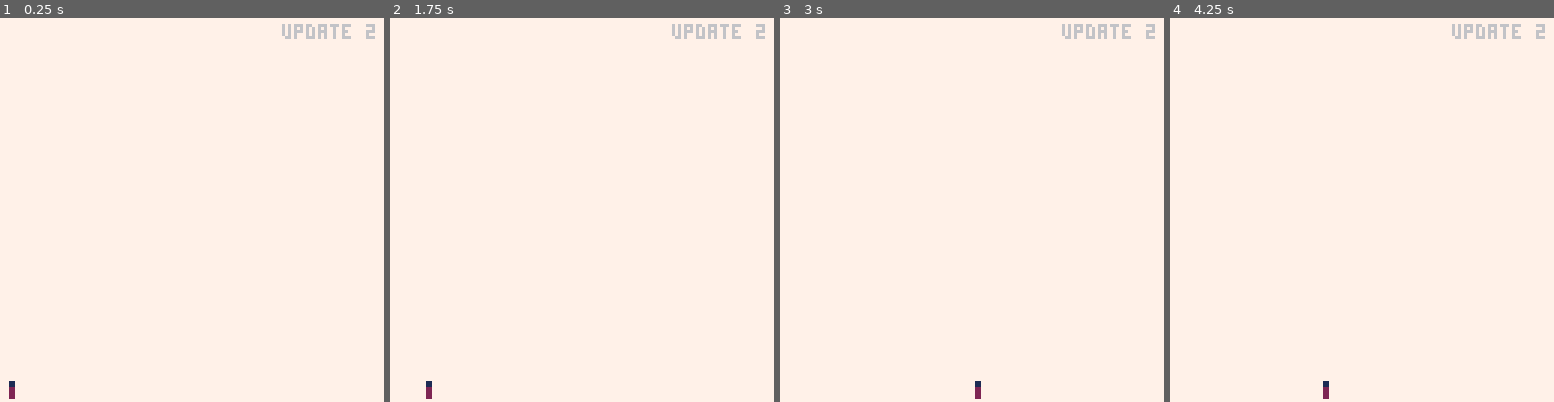
Above: before the commit, frames 1-4 (left to right).
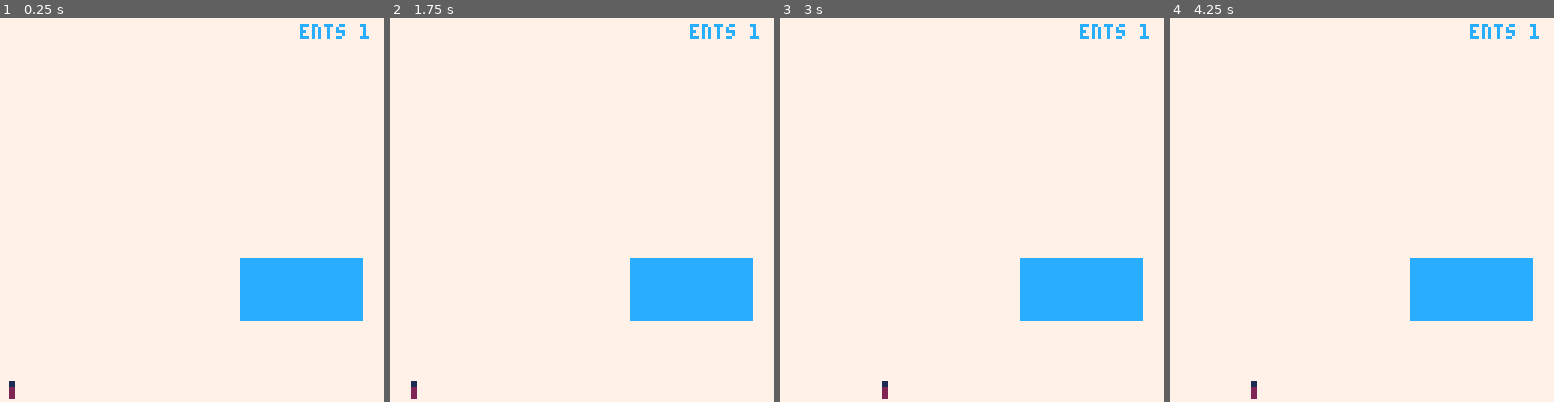
Above: after the commit, the same moments.

Repository: matthiasbruns/pico-8
Game: PICO-8 cartridge getting_started.p8
Two runs of this game, one before a commit and one after it. Both use one fixed random seed, a clock stepped at 60 frames per second and the inputs below.
Inputs:
- Up to frame 1 (0.25 s): no input
- Up to frame 2 (1.75 s): hold Right from 1.6 s (still down)
- Up to frame 3 (3 s): release Right at 2.1 s; hold Right from 2.47 s (still down)
- Up to frame 4 (4.25 s): release Right at 3.03 s; hold Left 3.08-3.58 s; hold Right from 4.02 s (still down)

The runs differ from the first frame. In frame 1, 5.8% of the frame differs, in the area x 62-98%, y 1-79%; in frame 2, 6.0%, in the area x 5-98%, y 1-100%; in frame 3, 6.0%; in frame 4, 6.0%.

Commit message:
done for today

Diff:
--- a/getting_started.p8
+++ b/getting_started.p8
@@ -1,8 +1,13 @@
 pico-8 cartridge // http://www.pico-8.com
 version 8
 __lua__
+muspat = 0
 dbg = ""
-ents={}
+ents={} -- 1:player
+
+function debug(x,y)
+  print(dbg,x,y)
+end
 
 function update_entity(entity)
 	entity.x+=entity.vx
@@ -13,8 +18,7 @@
 	spr(entity.spr,entity.x,entity.y)
 end
 
-function _init()
-	dbg = "init"
+function ent_new()
 	local entity = {}
  entity.x=0
  entity.y=120
@@ -23,23 +27,27 @@
  entity.spd=30
 	entity.spr=1
 	add(ents, entity)
-	add(ents, entity)
-
-	dbg=("ents "..#ents)
-end
-
-function debug(x,y)
-  print(dbg,x,y)
+	return #ents
+end
+
+function _init()
+	for x=1,1 do
+		ent_new()
+	end
+	music(0)
 end
 
 function _draw()
  cls(7)
+	--camera(ents[1].x - 63, ents[1].y)
+	rectfill(80,80,120,100,12)
+
 	foreach(ents, render_entity)
 	debug(118 - (#dbg*3), 2)
 end
 
 function _update60()
-	dbg = "update "..#ents
+	dbg = "ents "..#ents
 	local vx = ents[1].vx
 
  if btn(0) then
@@ -55,6 +63,13 @@
 	entity.vy = 0
 
 	foreach(ents, update_entity)
+
+	if ents[1].x > 10 then
+	 if muspat == 0 then
+			muspat=1
+	 	music(muspat)
+	 end
+	end
 end
 __gfx__
 00000000000000000000000000000000000000000000000000000000000000000000000000000000000000000000000000000000000000000000000000000000
Not shown, changed: the music (__music__) section of getting_started.p8
Not shown, changed: the sound effects (__sfx__) section of getting_started.p8
